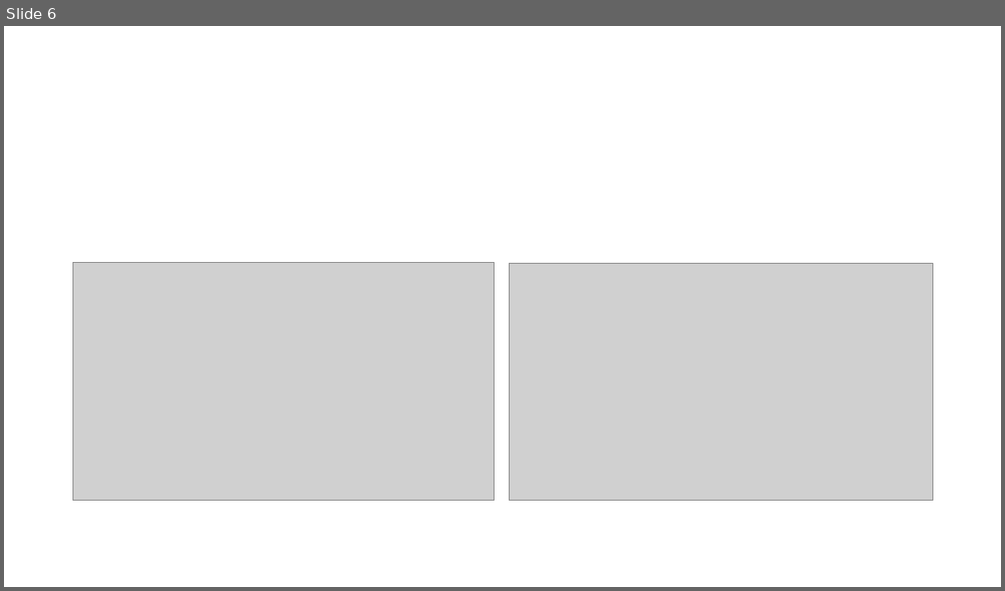
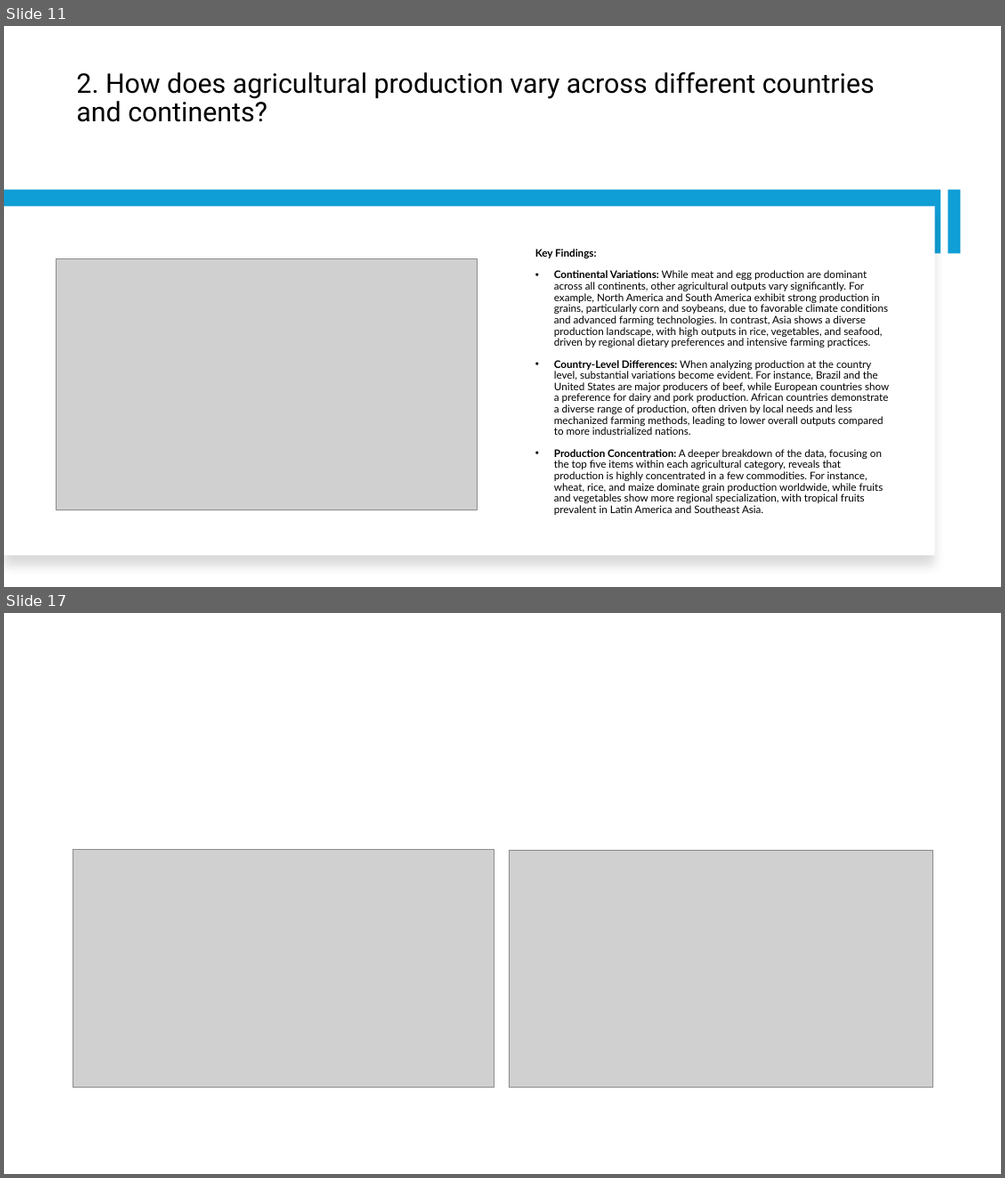
Before and after one commit to Corey-Holton/Project1, a slide deck: Working files/Group Project.pptx. Shown one above the other, each under a label of ours: slide 6 before the commit, slides 11 and 17 after it; the slides between them are not shown. The pictures are 1005x591 and 1005x1178 pixels, drawn with LibreOffice and Linux fonts; fonts in the diff are those of the drawing; grey boxes stand for pictures. Boxes give left, top, right and bottom in pixels: in the first picture for what was removed or moved away, otherwise in the second. Text is boxed around its words. In the diff, an @@ line names an element or a change of style, - is before the commit and + after.

```diff
--- a/Working files/Group Project.pptx
+++ b/Working files/Group Project.pptx
@@ slide 11 added at (4,26,1001,587), background #FFFFFF @@
@@ title added at (76,72,874,122), 26 pt, text #000000 @@
+2. How does agricultural production vary across different countries and continents?
@@ rectangle added at (4,190,941,253), fill #0F9ED5 @@
@@ rectangle added at (4,206,935,556), fill #FFFFFF @@
@@ rectangle added at (947,190,961,253), fill #0F9ED5 @@
@@ picture added at (56,258,477,510) @@
@@ text added at (535,248,889,515), 10 pt, text #000000 @@
+Key Findings:
+• Continental Variations: While meat and egg production are dominant across all continents, other agricultural outputs vary significantly. For example, North America and South America exhibit strong production in grains, particularly corn and soybeans, due to favorable climate conditions and advanced farming technologies. In contrast, Asia shows a diverse production landscape, with high outputs in rice, vegetables, and seafood, driven by regional dietary preferences and intensive farming practices.
+• Country-Level Differences: When analyzing production at the country level, substantial variations become evident. For instance, Brazil and the United States are major producers of beef, while European countries show a preference for dairy and pork production. African countries demonstrate a diverse range of production, often driven by local needs and less mechanized farming methods, leading to lower overall outputs compared to more industrialized nations.
+• Production Concentration: A deeper breakdown of the data, focusing on the top five items within each agricultural category, reveals that production is highly concentrated in a few commodities. For instance, wheat, rice, and maize dominate grain production worldwide, while fruits and vegetables show more regional specialization, with tropical fruits prevalent in Latin America and Southeast Asia.
@@ what was slide 6 is now slide 17 @@
```
Also in this commit, not shown: 3 slides changed, 11 other slides added, 6 slides removed.
